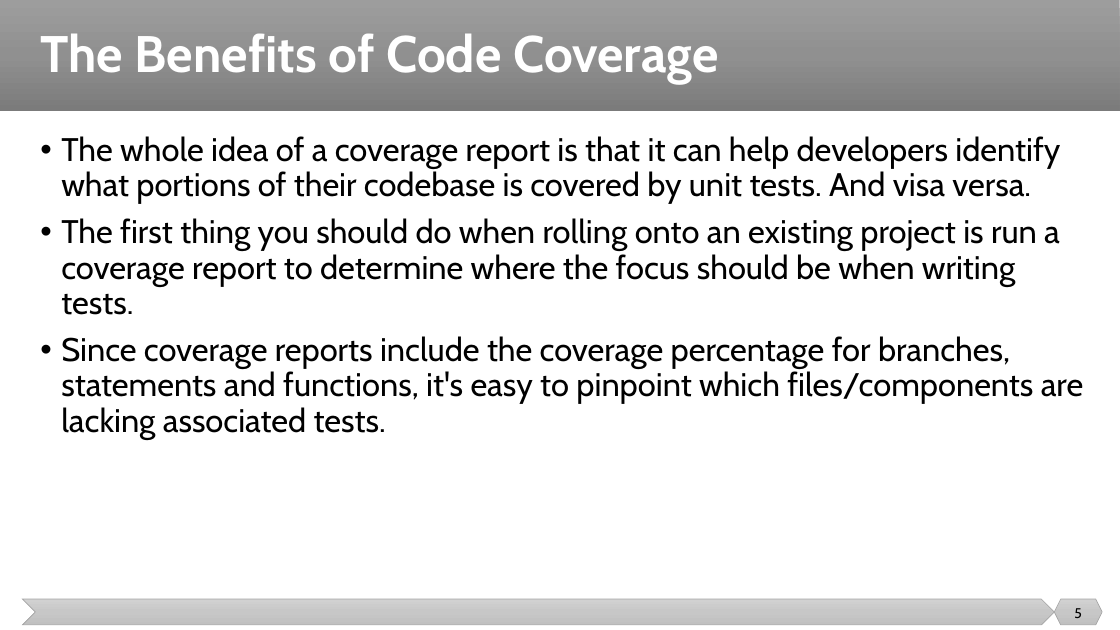
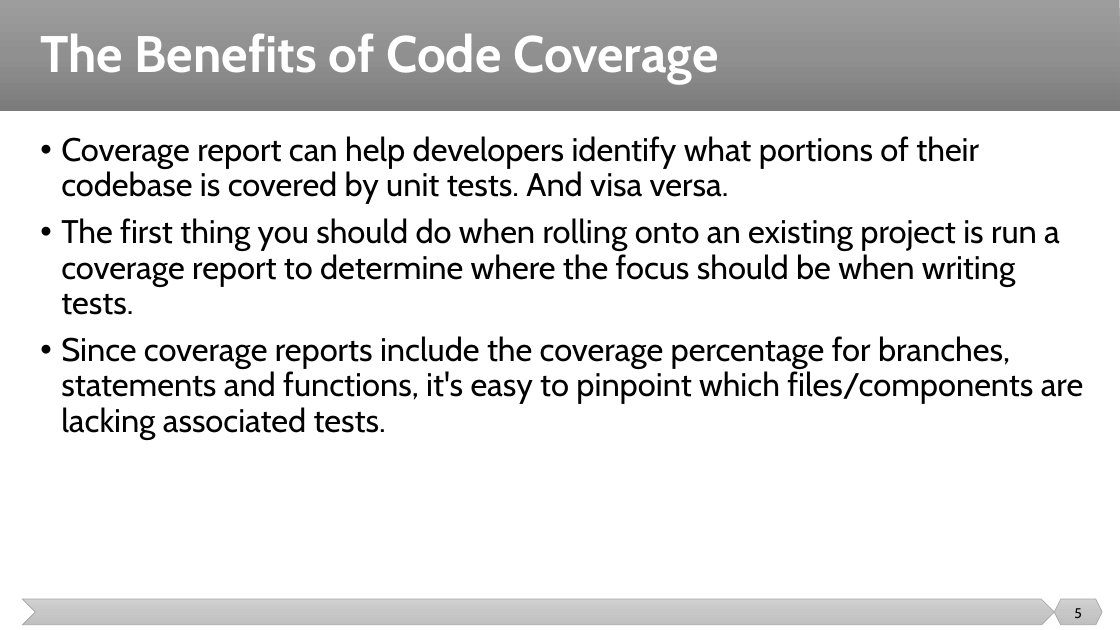
Before and after one commit to malenezi/malenezi, a slide deck: slide 5 of SE401/Lectures/9-Testing Metrics and Tools/Code Coverage.pptx. Drawn at 1120x630 pixels with LibreOffice and Linux fonts; fonts in the diff are those of the drawing. Boxes give left, top, right and bottom in pixels: in the first picture for what was removed or moved away, otherwise in the second. Text is boxed around its words. In the diff, an @@ line names an element or a change of style, - is before the commit and + after.

```diff
--- a/SE401/Lectures/9-Testing Metrics and Tools/Code Coverage.pptx
+++ b/SE401/Lectures/9-Testing Metrics and Tools/Code Coverage.pptx
@@ text at [61,136,979,204]: text changed @@
-• The whole idea of a coverage report is that it can help developers identify what portions of their codebase is covered by unit tests. And visa versa.
+• Coverage report can help developers identify what portions of their codebase is covered by unit tests. And visa versa.
```
Also in this commit, not shown: 2 other slides changed, 1 slide removed, 2 other files.
